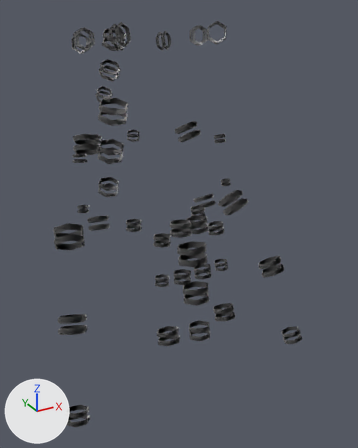
One commit to the glTF model assets/giant/parts/Beads_bronze.glb: the scene before it, then after it.
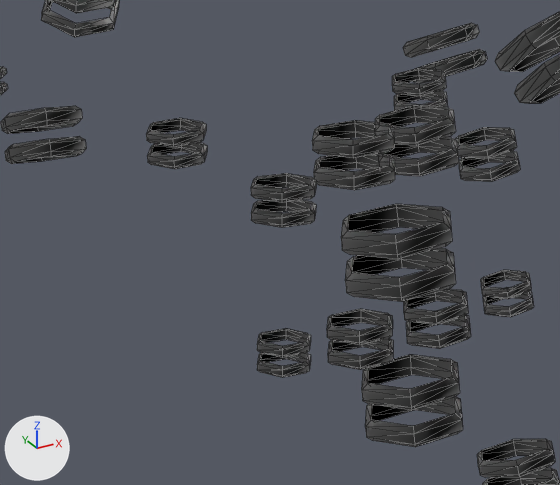
Each version is shown whole from a 50 mm lens placed at (-0.544, -1.25, 3.66), pointed at (0.063, -0.146, 3.108), then close up on the part from 24% to 66% of the width and 42% to 70% of the height. Arrows for +X, +Y and +Z are at lower left; the lights stay in place. The last two pictures show the newer version. The close-ups show mesh edges as thin lines. Materials are left out; every surface is plain grey. Vertices at exactly the same position are counted once.

Objects in the first close-up: 'Beads_bronze'.
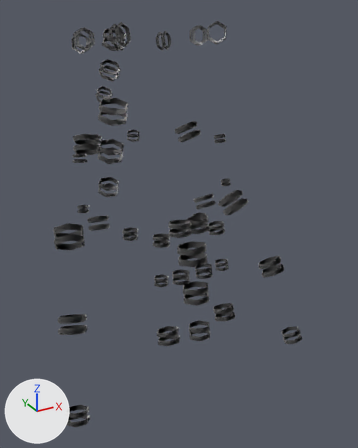
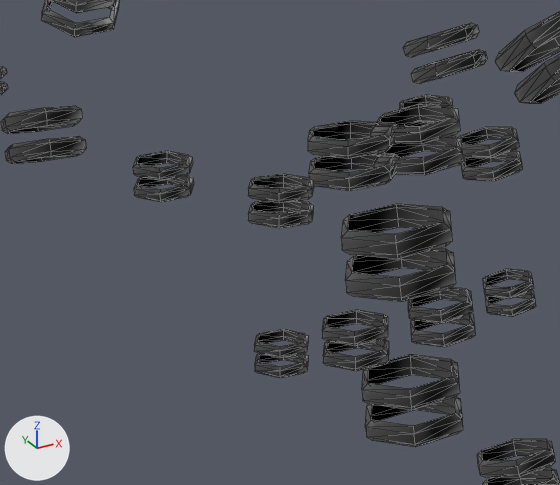
The newer file adds a shape key; the second version is drawn at full value of the shape key 'jaw' of 'Beads_bronze', and the change is written as the vertex moves it makes.

Boxes (x1, y1, x2, y2) around the edits, measured in the close-ups (560 x 485 px; the box of a moved part takes in the faces that stretch with it):
part 1 of me_beads_bronze, moved or reshaped: before (404, 289, 468, 325); after (408, 287, 473, 323)
part 2 of me_beads_bronze, moved or reshaped: before (406, 315, 471, 349); after (411, 309, 475, 347)
part 3 of me_beads_bronze, moved or reshaped: before (327, 309, 393, 345); after (322, 310, 388, 346)
part 4 of me_beads_bronze, moved or reshaped: before (328, 338, 393, 370); after (323, 339, 389, 371)
part 5 of me_beads_bronze, moved or reshaped: before (392, 68, 446, 96); after (400, 95, 452, 123)
part 6 of me_beads_bronze, moved or reshaped (mostly hidden afterwards): before (394, 91, 447, 111); after (401, 122, 434, 127)
part 7 of me_beads_bronze, moved or reshaped: before (146, 118, 206, 147); after (133, 151, 193, 181)
part 8 of me_beads_bronze, moved or reshaped: before (147, 143, 207, 169); after (134, 176, 194, 202)
part 9 of me_beads_bronze, moved or reshaped: before (251, 173, 316, 203); after (248, 174, 314, 203)
part 10 of me_beads_bronze, moved or reshaped: before (251, 200, 316, 228); after (248, 201, 313, 228)
part 11 of me_beads_bronze, moved or reshaped: before (257, 328, 311, 358); after (254, 329, 308, 358)
part 12 of me_beads_bronze, moved or reshaped: before (257, 353, 311, 377); after (255, 353, 308, 378)
part 13 of me_beads_bronze, moved or reshaped: before (312, 115, 420, 190); after (308, 114, 424, 191)
part 14 of me_beads_bronze, moved or reshaped: before (380, 105, 459, 176); after (380, 104, 463, 175)

The edits, one by one:
me_beads_bronze has 2064 vertices, 3096 faces and spans x -0.356..0.356, y -0.395..0.257, z 2.753..3.63.
me_beads_bronze is used by ob_beads_bronze; location (0.0, 0.0, 0.0).
me_beads_bronze part 1: the loose piece of 24 vertices spanning x 0.004..0.052, y -0.349..-0.307, z 3.057..3.073 is moved by (0.003, 0.0, 0.0).
me_beads_bronze part 2: the loose piece of 24 vertices spanning x 0.005..0.053, y -0.351..-0.31, z 3.041..3.057 is moved by (0.003, 0.0, 0.0).
me_beads_bronze part 3: the loose piece of 24 vertices spanning x -0.052..-0.004, y -0.349..-0.307, z 3.057..3.073 is moved by (-0.003, 0.0, 0.0).
me_beads_bronze part 4: the loose piece of 24 vertices spanning x -0.053..-0.005, y -0.351..-0.31, z 3.041..3.057 is moved by (-0.003, 0.0, 0.0).
me_beads_bronze part 5: the loose piece of 24 vertices spanning x 0.072..0.115, y -0.213..-0.175, z 3.157..3.169 is moved by (0.009, 0.004, -0.024).
me_beads_bronze part 6: the loose piece of 24 vertices spanning x 0.073..0.116, y -0.214..-0.177, z 3.142..3.154 is moved by (0.009, 0.004, -0.024).
me_beads_bronze part 7: the loose piece of 24 vertices spanning x -0.115..-0.071, y -0.213..-0.175, z 3.157..3.17 is moved by (-0.009, 0.004, -0.024).
me_beads_bronze part 8: the loose piece of 24 vertices spanning x -0.115..-0.072, y -0.214..-0.177, z 3.142..3.155 is moved by (-0.009, 0.004, -0.024).
me_beads_bronze part 9: the loose piece of 24 vertices spanning x -0.096..-0.051, y -0.332..-0.293, z 3.159..3.175 is moved by (-0.002, 0.0, 0.0).
me_beads_bronze part 10: the loose piece of 24 vertices spanning x -0.098..-0.053, y -0.335..-0.296, z 3.144..3.16 is moved by (-0.002, 0.0, 0.0).
me_beads_bronze part 11: the loose piece of 24 vertices spanning x -0.102..-0.064, y -0.345..-0.312, z 3.062..3.075 is moved by (-0.002, 0.0, 0.0).
me_beads_bronze part 12: the loose piece of 24 vertices spanning x -0.103..-0.065, y -0.347..-0.314, z 3.049..3.062 is moved by (-0.002, 0.0, 0.0).
me_beads_bronze part 13: 47 of the vertices in x -0.052..-0.002, y -0.337..-0.283, z 3.158..3.197 are moved by (-0.003, 0.0, 0.0).
me_beads_bronze part 14: 49 of the vertices in x -0.003..0.052, y -0.337..-0.283, z 3.158..3.197 are moved by (0.003, 0.0, 0.0).
